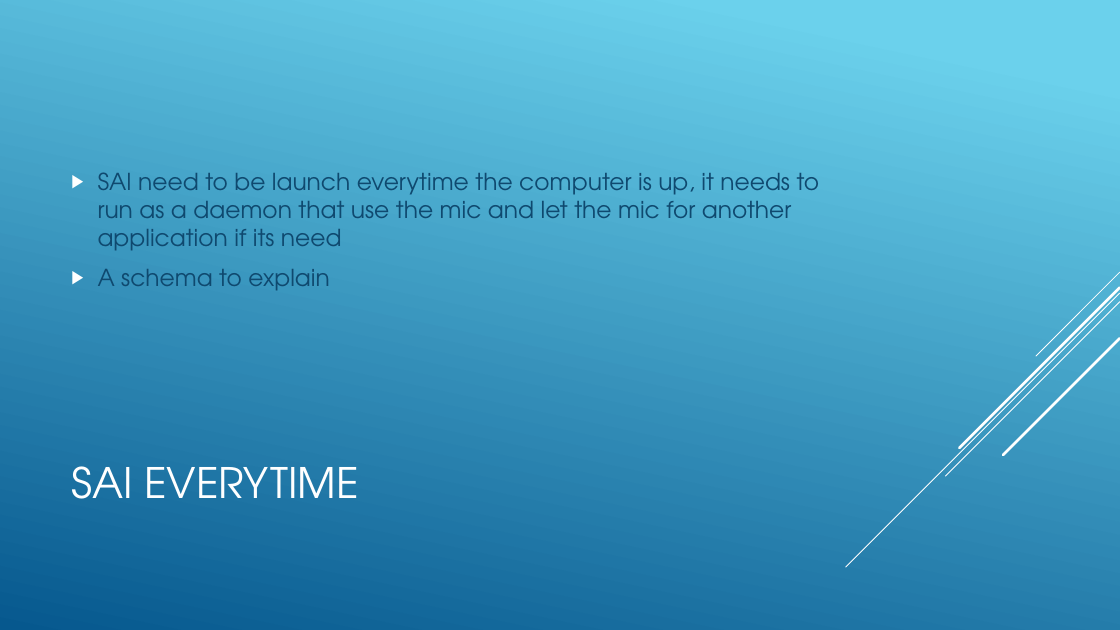
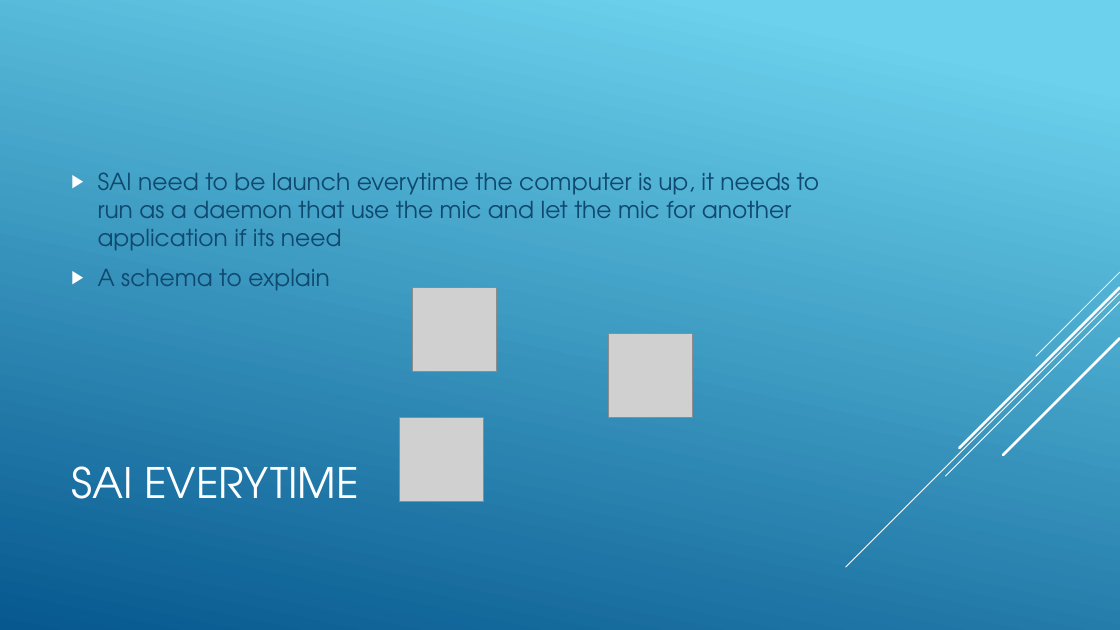
Before and after one commit to jnguyen1192/SIA, a slide deck: slide 10 of SAI_presentation.pptx. Drawn at 1120x630 pixels with LibreOffice and Linux fonts; fonts in the diff are those of the drawing; grey boxes stand for pictures. Boxes give left, top, right and bottom in pixels: in the first picture for what was removed or moved away, otherwise in the second. Text is boxed around its words. In the diff, an @@ line names an element or a change of style, - is before the commit and + after.

Commit message:
#12 Icons added for robust SAI on issues slides

```diff
--- a/SAI_presentation.pptx
+++ b/SAI_presentation.pptx
@@ picture added at <box>413,288,497,372</box> @@
@@ picture added at <box>609,334,693,418</box> @@
@@ picture added at <box>400,418,484,502</box> @@
```
